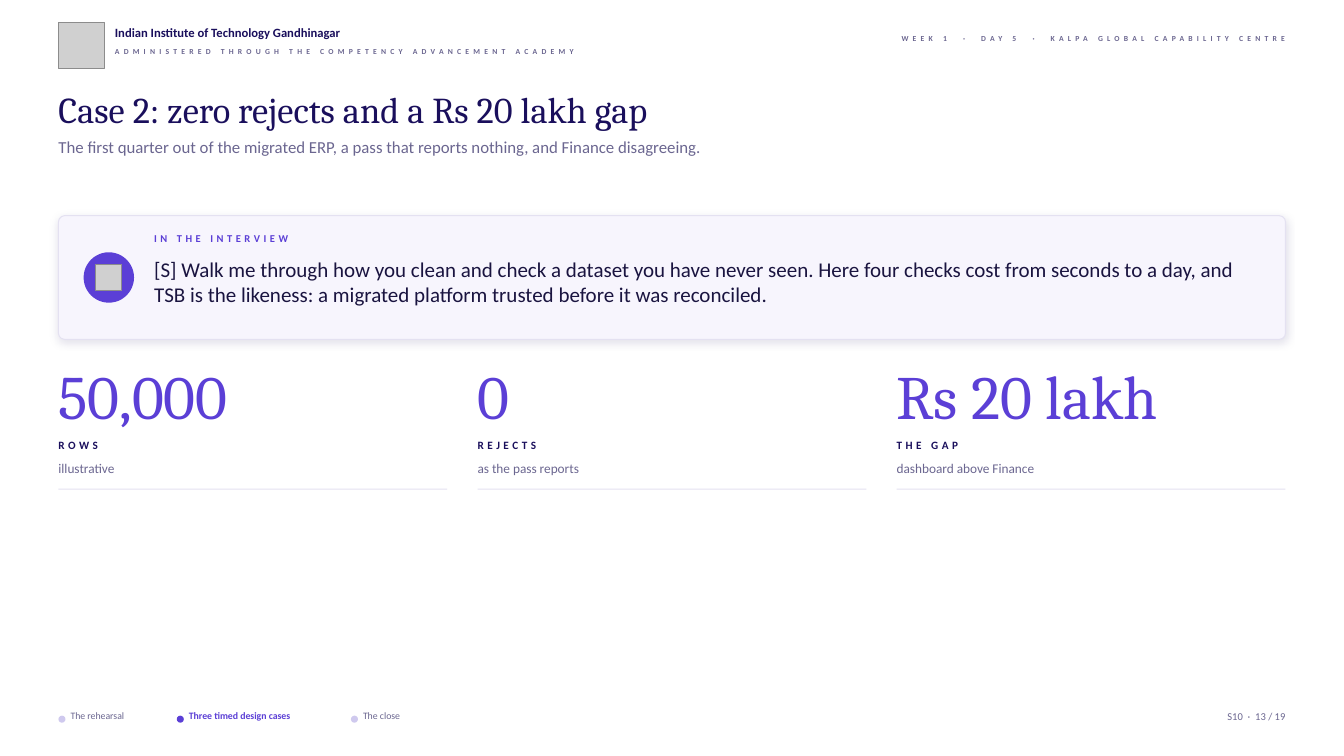
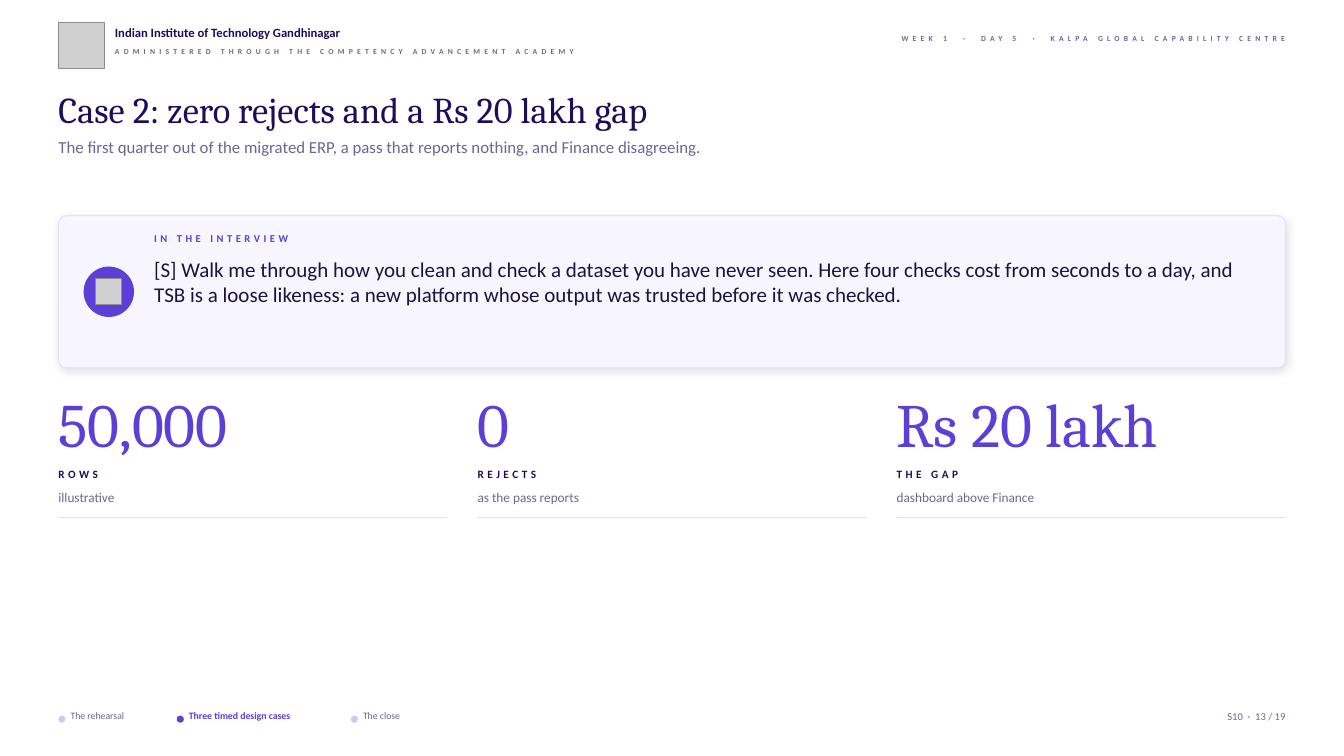
Before and after one commit to fde-academy-lab/c2-content-factory, a slide deck: slide 13 of content/W01/D5/slides/C2_W01_D05_rehearsal_STUDENT.pptx. Drawn at 1344x756 pixels with LibreOffice and Linux fonts; fonts in the diff are those of the drawing; grey boxes stand for pictures; background and template pictures are left out. Boxes give left, top, right and bottom in pixels: in the first picture for what was removed or moved away, otherwise in the second. Text is boxed around its words. In the diff, an @@ line names an element or a change of style, - is before the commit and + after.

```diff
--- a/content/W01/D5/slides/C2_W01_D05_rehearsal_STUDENT.pptx
+++ b/content/W01/D5/slides/C2_W01_D05_rehearsal_STUDENT.pptx
@@ rounded rectangle resized from (x1=58, y1=216, x2=1286, y2=340) to (x1=58, y1=216, x2=1286, y2=368) @@
@@ ellipse moved from (x1=84, y1=252, x2=134, y2=302) to (x1=84, y1=267, x2=134, y2=318) @@
@@ text at (x1=154, y1=262, x2=1233, y2=306): text changed @@
-[S] Walk me through how you clean and check a dataset you have never seen. Here four checks cost from seconds to a day, and TSB is the likeness: a migrated platform trusted before it was reconciled.
+[S] Walk me through how you clean and check a dataset you have never seen. Here four checks cost from seconds to a day, and TSB is a loose likeness: a new platform whose output was trusted before it was checked.
@@ picture moved from (x1=96, y1=264, x2=122, y2=290) to (x1=96, y1=279, x2=122, y2=306) @@
@@ 9 texts, 3 rectangles moved together from (x1=58, y1=376, x2=1287, y2=490) to (x1=58, y1=404, x2=1287, y2=518) @@
```
Also in this commit, not shown: 7 other slides changed, 4 other files.
